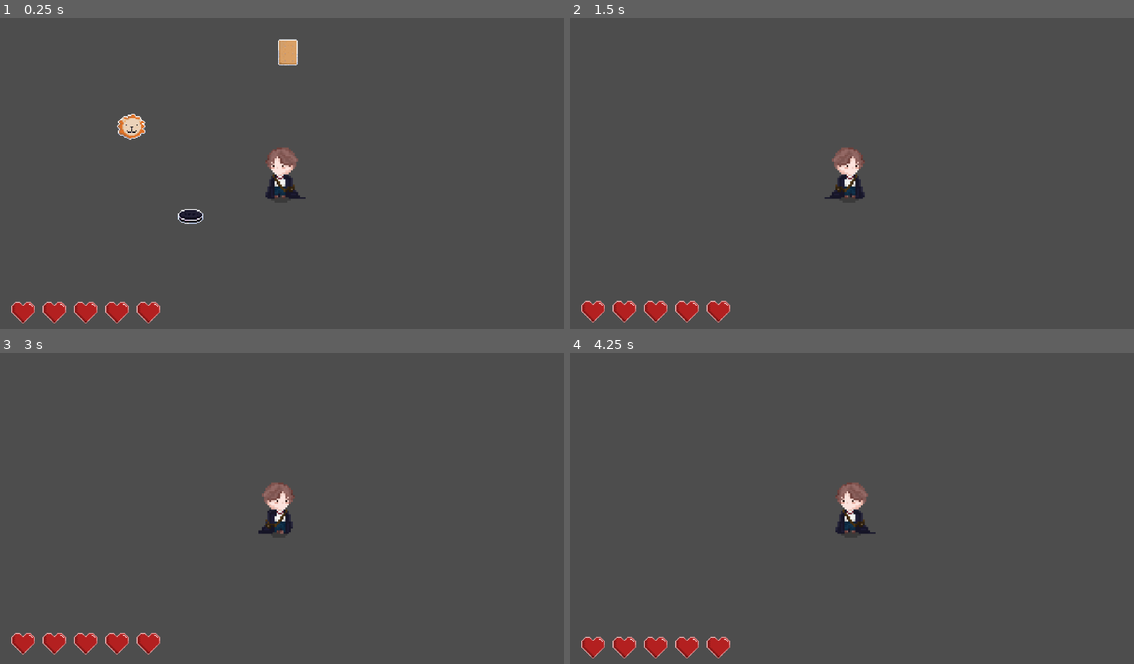
Above: before the commit, frames 1-4 (two rows, left to right).
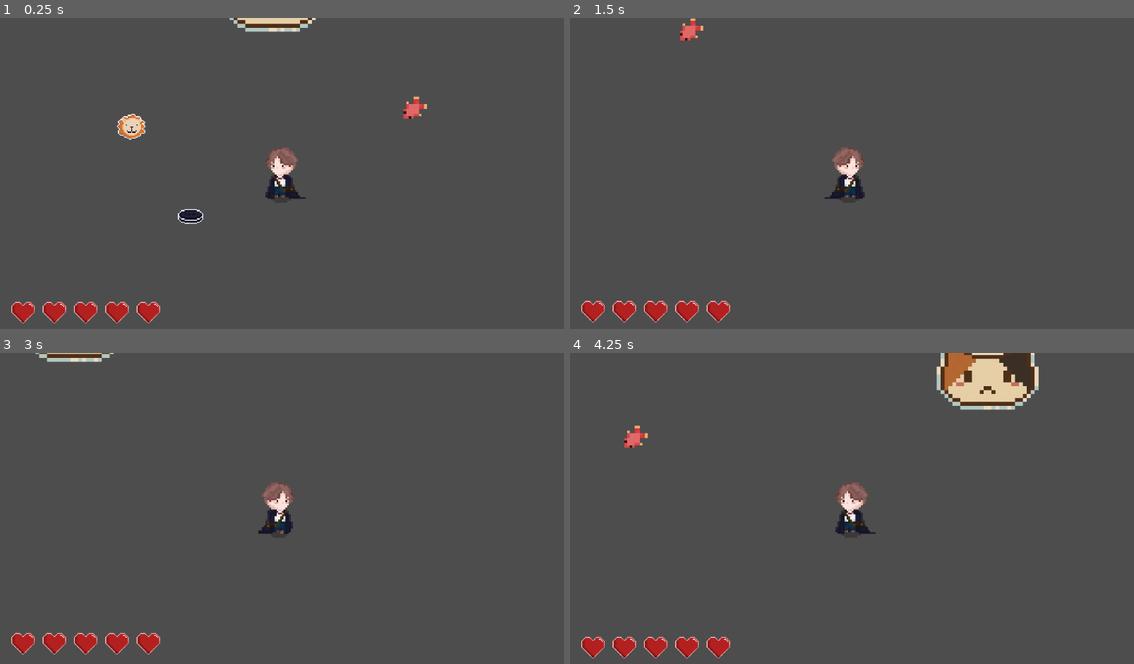
Above: after the commit, the same moments.

Repository: FraN-onLine/Back-in-Biskits
Game: Godot game, scene res://Areas/area_1.tscn
Same seed, same stepped clock (60 frames per second), same inputs: the game is played once before the commit and once after it.
Inputs (mouse positions are in pixels of both pictures, inside the frame that each line leads up to):
- Up to frame 1 (0.25 s): no input
- Up to frame 2 (1.5 s): move the mouse to (976, 161) at 0.52 s; hold D (move_right) 0.53-1.28 s; click (976, 161) at 0.6 s; move the mouse to (739, 192) at 1.27 s; hold S (move_down) from 1.28 s (still down); click (739, 192) at 1.35 s
- Up to frame 3 (3 s): move the mouse to (338, 443) at 2.02 s; release S (move_down) at 2.03 s; hold D (move_right) 2.03-2.78 s; click (338, 443) at 2.1 s; move the mouse to (253, 573) at 2.77 s; hold W (move_up) from 2.78 s (still down); click (253, 573) at 2.85 s
- Up to frame 4 (4.25 s): move the mouse to (1021, 558) at 3.52 s; release W (move_up) at 3.53 s; hold A (move_left) from 3.53 s (still down); click (1021, 558) at 3.6 s

The runs differ from the first frame. In frame 1, 1.0% of the frame differs, in the area x 40-76%, y 0-33%; in frame 2, 0.2%; in frame 3, 0.3%; in frame 4, 3.2%, in the area x 9-84%, y 0-31%.

Commit message:
ASaasxcz

Diff:
--- a/back-in-biskits/Areas/area_1.tscn
+++ b/back-in-biskits/Areas/area_1.tscn
@@ -6,6 +6,8 @@
 [ext_resource type="PackedScene" uid="uid://vhtdtq0n3sxq" path="res://UI/UI.tscn" id="3_v2evy"]
 [ext_resource type="Resource" uid="uid://cncmcw36ala46" path="res://Pickup/Cookie Resources/lion_crackers.tres" id="4_01mxt"]
 [ext_resource type="PackedScene" uid="uid://csckbsgbye3fq" path="res://Pickup/Cookie Spawner/cookie_spawner.tscn" id="6_01mxt"]
+[ext_resource type="PackedScene" uid="uid://cucwq4ajkous0" path="res://Bosses/Boss1/boss_1.tscn" id="7_8hgsk"]
+[ext_resource type="PackedScene" uid="uid://cetajpset4ndr" path="res://Bosses/Boss1/standard_projectile.tscn" id="8_kpacr"]
 
 [node name="Area1" type="Node2D"]
 
@@ -37,4 +39,10 @@
 [node name="Spawnpoint3" parent="CookieSpawner" index="2"]
 position = Vector2(60, -58)
 
+[node name="Boss 1" parent="." instance=ExtResource("7_8hgsk")]
+position = Vector2(85, -16)
+
+[node name="standard_projectile" parent="." instance=ExtResource("8_kpacr")]
+position = Vector2(158, 34)
+
 [editable path="CookieSpawner"]
--- a/back-in-biskits/Bosses/Boss1/boss_1.gd
+++ b/back-in-biskits/Bosses/Boss1/boss_1.gd
@@ -1,66 +1,98 @@
 extends CharacterBody2D
+class_name CookieBoss
 
-@export var hp: int = 300
-@export var move_speed: float = 120.0
-@export var float_height: float = 120.0
-@export var float_range: float = 80.0
-@export var shoot_interval: float = 1.5
-@export var projectile_scene: PackedScene
-@export var tracking_projectile_scene: PackedScene
+@export var speed: float = 120.0
+@export var max_hp: int = 300
+var current_hp: int
+@export var projectile: PackedScene
+
+@export var attack_interval: float = 2.0   # seconds between attacks
+var attack_timer: Timer
 
 var player: Node2D
-var shoot_timer := 0.0
-var phase2 := false
+var rng := RandomNumberGenerator.new()
 
-func _ready():
-	player = get_tree().get_root().get_node("back-in-biskits/Player/player") # Adjust path if needed
+signal boss_died
 
-func _physics_process(delta):
-	if not player:
-		return
 
-	# Floating randomly above player
-	var target_pos = player.global_position + Vector2(randf_range(-float_range, float_range), -float_height)
+func _ready() -> void:
+	current_hp = max_hp
+
+	# Find the player (assuming there's only one)
+	player = get_tree().get_first_node_in_group("player")
+
+	# Attack timer
+	attack_timer = Timer.new()
+	attack_timer.wait_time = attack_interval
+	attack_timer.autostart = true
+	attack_timer.one_shot = false
+	add_child(attack_timer)
+	attack_timer.timeout.connect(_on_attack_timeout)
+
+
+func _physics_process(delta: float) -> void:
+	if player == null: return
+
+	# Target position: randomly offset *above* player
+	var target_offset = Vector2(rng.randf_range(-100, 100), -rng.randf_range(60, 120))
+	var target_pos = player.global_position + target_offset
+
 	var direction = (target_pos - global_position).normalized()
-	var velocity = direction * move_speed
+	velocity = direction * speed
 
-	var collision = move_and_collide(velocity * delta)
-	if collision:
-		velocity = Vector2.ZERO
+	move_and_slide()
 
-	# Shooting logic
-	shoot_timer -= delta
-	if shoot_timer <= 0:
-		shoot_timer = shoot_interval
-		if hp > 100:
-			shoot_projectile()
+
+# ---------------- Attacks ----------------
+func _on_attack_timeout() -> void:
+	if current_hp > 100:
+		# Randomly choose projectile type
+		if rng.randi_range(0, 1) == 0:
+			shoot_standard()
 		else:
-			if not phase2:
-				phase2 = true
-				shoot_radial_projectiles()
-			shoot_projectile()
+			shoot_homing()
+	else:
+		# Still does normal attacks, but also radial burst at 100 hp
+		if current_hp == 100:
+			radial_burst()
+		else:
+			shoot_standard()
 
-func shoot_projectile():
-	# Randomly choose projectile type
-	var use_tracking = randi() % 2 == 0
-	var proj = tracking_projectile_scene if use_tracking else projectile_scene.instantiate()
-	proj.global_position = global_position
-	if use_tracking and proj.has_method("set_target"):
-		proj.set_target(player)
-	get_parent().add_child(proj)
 
-func shoot_radial_projectiles():
+func shoot_standard() -> void:
+	var dir = (player.global_position - global_position).normalized()
+	var proj = projectile.instantiate()
+	get_tree().current_scene.add_child(proj)
+	proj.init(global_position, dir, 150, 1, false) # speed, damage, not homing
+
+
+
+func shoot_homing() -> void:
+	var proj = projectile.instantiate()
+	get_tree().current_scene.add_child(proj)
+	proj.init(global_position, Vector2.ZERO, 120, 1, true) # homing
+
+
+
+func radial_burst() -> void:
 	var count = 16
 	for i in range(count):
-		var angle = i * TAU / count
-		var proj = projectile_scene.instantiate()
-		proj.global_position = global_position
-		proj.rotation = angle
-		if proj.has_method("set_direction"):
-			proj.set_direction(Vector2(cos(angle), sin(angle)))
-		get_parent().add_child(proj)
+		var angle = (TAU / count) * i
+		var dir = Vector2.RIGHT.rotated(angle)
+		var proj = projectile.new()
+		proj.init(global_position, dir, 120, 1, false)
+		get_tree().current_scene.add_child(proj)
 
-func take_damage(amount):
-	hp -= amount
-	if hp <= 0:
-		queue_free()
+
+# ---------------- Damage ----------------
+func take_damage(amount: int = 1) -> void:
+	current_hp -= amount
+	current_hp = max(current_hp, 0)
+
+	if current_hp <= 0:
+		die()
+
+
+func die() -> void:
+	emit_signal("boss_died")
+	queue_free()
--- a/back-in-biskits/Bosses/Boss1/boss_1.tscn
+++ b/back-in-biskits/Bosses/Boss1/boss_1.tscn
@@ -1,7 +1,8 @@
-[gd_scene load_steps=8 format=3 uid="uid://cucwq4ajkous0"]
+[gd_scene load_steps=9 format=3 uid="uid://cucwq4ajkous0"]
 
 [ext_resource type="Script" uid="uid://dlnht23ihoofs" path="res://Bosses/Boss1/boss_1.gd" id="1_4w332"]
 [ext_resource type="Texture2D" uid="uid://bc5ib50v3otc0" path="res://Assets/Bosses/Cat Boss/cat_cookie(1).png" id="1_rp1qc"]
+[ext_resource type="PackedScene" uid="uid://cetajpset4ndr" path="res://Bosses/Boss1/standard_projectile.tscn" id="2_1qqme"]
 
 [sub_resource type="AtlasTexture" id="AtlasTexture_4w332"]
 atlas = ExtResource("1_rp1qc")
@@ -42,10 +43,11 @@
 
 [node name="Boss 1" type="CharacterBody2D"]
 script = ExtResource("1_4w332")
+projectile = ExtResource("2_1qqme")
 
 [node name="AnimatedSprite2D" type="AnimatedSprite2D" parent="."]
 sprite_frames = SubResource("SpriteFrames_rcd67")
-animation = &"new_animation"
+autoplay = "default"
 
 [node name="CollisionShape2D" type="CollisionShape2D" parent="."]
 shape = SubResource("CircleShape2D_wppuc")
--- /dev/null
+++ b/back-in-biskits/Bosses/Boss1/projectile.gd
@@ -0,0 +1,32 @@
+extends Area2D
+class_name Projectile
+
+var speed: float
+var damage: int
+var homing: bool
+var direction: Vector2
+var player: CharacterBody2D
+
+func init(start_pos: Vector2, dir: Vector2, s: float, dmg: int, is_homing: bool) -> void:
+	global_position = start_pos
+	speed = s - 100
+	damage = dmg
+	homing = is_homing
+	direction = dir.normalized()
+	player = get_tree().get_first_node_in_group("player")
+
+	# Connect signal (needs a CollisionLayer setup in editor or via code)
+	connect("body_entered", Callable(self, "_on_body_entered"))
+	print("lol")
+
+func _physics_process(delta: float) -> void:
+	if homing and player:
+		direction = (player.global_position - global_position).normalized()
+
+	global_position += direction * speed * delta
+	print(global_position)
+
+func _on_body_entered(body: Node) -> void:
+	if body.is_in_group("player"):
+		body.take_damage(damage)  # hurt player
+	queue_free()  # remove on any hit
--- a/back-in-biskits/Bosses/Boss1/standard_projectile.tscn
+++ b/back-in-biskits/Bosses/Boss1/standard_projectile.tscn
@@ -1,3 +1,17 @@
-[gd_scene format=3 uid="uid://cetajpset4ndr"]
+[gd_scene load_steps=4 format=3 uid="uid://cetajpset4ndr"]
 
-[node name="standard_projectile" type="Node2D"]
+[ext_resource type="Script" uid="uid://blp6xev7qbuw0" path="res://Bosses/Boss1/projectile.gd" id="1_gvji7"]
+[ext_resource type="Texture2D" uid="uid://cwss11nuoc1ss" path="res://Assets/Bosses/Cat Boss/red_fish(2).png" id="2_o676r"]
+
+[sub_resource type="CircleShape2D" id="CircleShape2D_a2pgr"]
+
+[node name="standard_projectile" type="Area2D"]
+script = ExtResource("1_gvji7")
+
+[node name="Sprite2D" type="Sprite2D" parent="."]
+position = Vector2(2, 3)
+scale = Vector2(0.65625, 0.625)
+texture = ExtResource("2_o676r")
+
+[node name="CollisionShape2D" type="CollisionShape2D" parent="."]
+shape = SubResource("CircleShape2D_a2pgr")
--- a/back-in-biskits/Player/player.gd
+++ b/back-in-biskits/Player/player.gd
@@ -90,7 +90,7 @@
 	emit_signal("health_changed", current_hp)
 
 	print("Player took damage! HP = %d" % current_hp)
-
+	Global.HP -= 1
 	if current_hp <= 0:
 		die()
 
--- a/back-in-biskits/Player/player.tscn
+++ b/back-in-biskits/Player/player.tscn
@@ -158,7 +158,7 @@
 "speed": 20.0
 }]
 
-[node name="Player" type="CharacterBody2D"]
+[node name="Player" type="CharacterBody2D" groups=["player"]]
 script = ExtResource("1_l8h54")
 
 [node name="CollisionShape2D" type="CollisionShape2D" parent="."]
--- a/back-in-biskits/project.godot
+++ b/back-in-biskits/project.godot
@@ -18,6 +18,10 @@
 [autoload]
 
 Global="*res://Globals/global.gd"
+
+[global_group]
+
+player=""
 
 [input]
 
Not shown: 1 places in back-in-biskits/Areas/area_1.tscn that only renumber resources
Not shown, added: back-in-biskits/Bosses/Boss1/projectile.gd.uid
